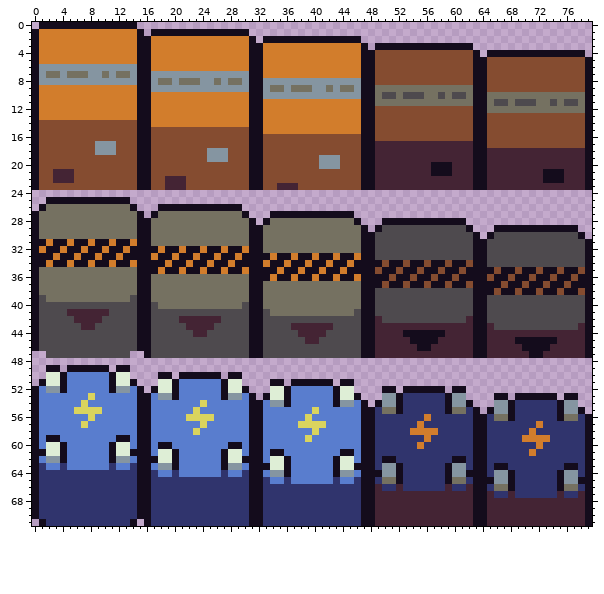
A pixel-art file gets an edit: assets/images/boxes.aseprite. That is the earlier state.
80x72 pixels, 1 frame. Colours within 5 levels of each other are drawn and written as one.
New version:
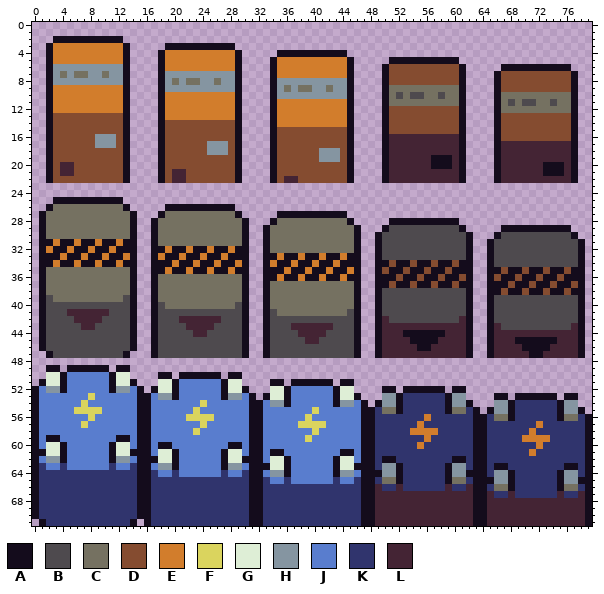
Palette (. is transparent): A #140c1c  B #4e4a4e  C #757161  D #854c30  E #d27d2c  F #dad45e  G #deeed6  H #8595a1  J #597dce  K #30346d  L #442434
From old to new:
y 0: x 1..14 AAAAAAAAAAAAAA -> ..............
y 1: x 0..15 AEEEEEEEEEEEEEEA -> ................; x 17..30 AAAAAAAAAAAAAA -> ..............
y 2: x 0..31 AEEEEEEEEEEEEEEAAEEEEEEEEEEEEEEA -> ...AAAAAAAAAA...................; x 33..46 AAAAAAAAAAAAAA -> ..............
y 3: x 0..2 AEE -> ..A; x 13..47 EEAAEEEEEEEEEEEEEEAAEEEEEEEEEEEEEEA -> A.....AAAAAAAAAA...................; x 49..62 AAAAAAAAAAAAAA -> ..............
y 4: x 0..2 AEE -> ..A; x 13..18 EEAAEE -> A....A; x 29..63 EEAAEEEEEEEEEEEEEEAADDDDDDDDDDDDDDA -> A.....AAAAAAAAAA...................; x 65..78 AAAAAAAAAAAAAA -> ..............
y 5: x 0..2 AEE -> ..A; x 13..18 EEAAEE -> A....A; x 29..34 EEAAEE -> A....A; x 45..79 EEAADDDDDDDDDDDDDDAADDDDDDDDDDDDDDA -> A.....AAAAAAAAAA...................
y 6: x 0..2 AHH -> ..A; x 13..18 HHAAEE -> A....A; x 29..34 EEAAEE -> A....A; x 45..50 EEAADD -> A....A; x 61..79 DDAADDDDDDDDDDDDDDA -> A.....AAAAAAAAAA...
y 7: x 0..5 AHCCHC -> ..AHCH; x 12..18 CCHAAHH -> HA....A; x 29..34 HHAAEE -> A....A; x 45..50 EEAADD -> A....A; x 61..66 DDAADD -> A....A; x 77..79 DDA -> A..
y 8: x 0..2 AHH -> ..A; x 13..21 HHAAHCCHC -> A....AHCH; x 28..34 CCHAAHH -> HA....A; x 45..50 HHAADD -> A....A; x 61..66 DDAADD -> A....A; x 77..79 DDA -> A..
y 9: x 0..2 AEE -> ..A; x 13..18 EEAAHH -> A....A; x 29..37 HHAAHCCHC -> A....AHCH; x 44..50 CCHAACC -> HA....A; x 61..66 CCAADD -> A....A; x 77..79 DDA -> A..
y 10: x 0..2 AEE -> ..A; x 13..18 EEAAEE -> A....A; x 29..34 EEAAHH -> A....A; x 45..53 HHAACBBCB -> A....ACBC; x 60..66 BBCAACC -> CA....A; x 77..79 CCA -> A..
y 11: x 0..2 AEE -> ..A; x 13..18 EEAAEE -> A....A; x 29..34 EEAAEE -> A....A; x 45..50 EEAACC -> A....A; x 61..69 CCAACBBCB -> A....ACBC; x 76..79 BBCA -> CA..
y 12: x 0..2 AEE -> ..A; x 13..18 EEAAEE -> A....A; x 29..34 EEAAEE -> A....A; x 45..50 EEAADD -> A....A; x 61..66 DDAACC -> A....A; x 77..79 CCA -> A..
y 13: x 0..18 AEEEEEEEEEEEEEEAAEE -> ..ADDDDDDDDDDA....A; x 29..34 EEAAEE -> A....A; x 45..50 EEAADD -> A....A; x 61..66 DDAADD -> A....A; x 77..79 DDA -> A..
y 14: x 0..2 ADD -> ..A; x 13..34 DDAAEEEEEEEEEEEEEEAAEE -> A....ADDDDDDDDDDA....A; x 45..50 EEAADD -> A....A; x 61..66 DDAADD -> A....A; x 77..79 DDA -> A..
y 15: x 0..2 ADD -> ..A; x 13..18 DDAADD -> A....A; x 29..50 DDAAEEEEEEEEEEEEEEAADD -> A....ADDDDDDDDDDA....A; x 61..66 DDAADD -> A....A; x 77..79 DDA -> A..
y 16: x 0..2 ADD -> ..A; x 9..11 DDD -> HHH; x 13..18 DDAADD -> A....A; x 29..34 DDAADD -> A....A; x 45..66 DDAADDDDDDDDDDDDDDAADD -> A....ALLLLLLLLLLA....A; x 77..79 DDA -> A..
y 17: x 0..2 ADD -> ..A; x 13..18 DDAADD -> A....A; x 25..27 DDD -> HHH; x 29..34 DDAADD -> A....A; x 45..50 DDAALL -> A....A; x 61..79 LLAADDDDDDDDDDDDDDA -> A....ALLLLLLLLLLA..
y 18: x 0..2 ADD -> ..A; x 9..11 HHH -> DDD; x 13..18 DDAADD -> A....A; x 29..34 DDAADD -> A....A; x 41..43 DDD -> HHH; x 45..50 DDAALL -> A....A; x 61..66 LLAALL -> A....A; x 77..79 LLA -> A..
y 19: x 0..2 ADD -> ..A; x 13..18 DDAADD -> A....A; x 25..27 HHH -> DDD; x 29..34 DDAADD -> A....A; x 45..50 DDAALL -> A....A; x 57..59 LLL -> AAA; x 61..66 LLAALL -> A....A; x 77..79 LLA -> A..
y 20: x 0..2 ADD -> ..A; x 4..5 DD -> LL; x 13..18 DDAADD -> A....A; x 29..34 DDAADD -> A....A; x 41..43 HHH -> DDD; x 45..50 DDAALL -> A....A; x 61..66 LLAALL -> A....A; x 73..75 LLL -> AAA; x 77..79 LLA -> A..
y 21: x 0..3 ADDL -> ..AD; x 13..18 DDAADD -> A....A; x 20..21 DD -> LL; x 29..34 DDAADD -> A....A; x 45..50 DDAALL -> A....A; x 57..59 AAA -> LLL; x 61..66 LLAALL -> A....A; x 77..79 LLA -> A..
y 22: x 0..5 ADDLLL -> ..ADDD; x 13..19 DDAADDL -> A....AD; x 29..34 DDAADD -> A....A; x 36..37 DD -> LL; x 45..50 DDAALL -> A....A; x 61..66 LLAALL -> A....A; x 73..75 AAA -> LLL; x 77..79 LLA -> A..
y 23: x 0..79 ADDDDDDDDDDDDDDAADDLLLDDDDDDDDDAADDLLLDDDDDDDDDAALLLLLLLLLLLLLLAALLLLLLLLLLLLLLA -> ................................................................................
y 25: x 2 A -> .; x 13 A -> .
y 26: x 1..2 AC -> .A; x 13..14 CA -> A.; x 18 A -> .; x 29 A -> .
y 27: x 0..1 AC -> .A; x 14..15 CA -> A.; x 17..18 AC -> .A; x 29..30 CA -> A.; x 34 A -> .; x 45 A -> .
y 28: x 0..1 AC -> .A; x 14..17 CAAC -> A..A; x 30..31 CA -> A.; x 33..34 AC -> .A; x 45..46 CA -> A.; x 50 A -> .; x 61 A -> .
y 29: x 0..1 AC -> .A; x 14..17 CAAC -> A..A; x 30..33 CAAC -> A..A; x 46..47 CA -> A.; x 49..50 AB -> .A; x 61..62 BA -> A.; x 66 A -> .; x 77 A -> .
y 30: x 0..1 AC -> .A; x 14..17 CAAC -> A..A; x 30..33 CAAC -> A..A; x 46..49 CAAB -> A..A; x 62..63 BA -> A.; x 65..66 AB -> .A; x 77..78 BA -> A.
y 31: x 0 A -> .; x 2..3 EA -> AE; x 5..6 EA -> AE; x 8..9 EA -> AE; x 11..12 EA -> AE; x 14..17 EAAC -> A..A; x 30..33 CAAC -> A..A; x 46..49 CAAB -> A..A; x 62..65 BAAB -> A..A; x 78..79 BA -> A.
y 32: x 0..2 AEA -> .AE; x 4..5 EA -> AE; x 7..8 EA -> AE; x 10..11 EA -> AE; x 13 E -> A; x 15..16 AA -> ..; x 18..19 EA -> AE; x 21..22 EA -> AE; x 24..25 EA -> AE; x 27..28 EA -> AE; x 30..33 EAAC -> A..A; x 46..49 CAAB -> A..A; x 62..65 BAAB -> A..A; x 78..79 BA -> A.
y 33: x 0 A -> .; x 3..4 EA -> AE; x 6..7 EA -> AE; x 9..10 EA -> AE; x 12..13 EA -> AE; x 15..18 AAEA -> ..AE; x 20..21 EA -> AE; x 23..24 EA -> AE; x 26..27 EA -> AE; x 29 E -> A; x 31..32 AA -> ..; x 34..35 EA -> AE; x 37..38 EA -> AE; x 40..41 EA -> AE; x 43..44 EA -> AE; x 46..49 EAAB -> A..A; x 62..65 BAAB -> A..A; x 78..79 BA -> A.
y 34: x 0 A -> .; x 2..3 EA -> AE; x 5..6 EA -> AE; x 8..9 EA -> AE; x 11..12 EA -> AE; x 14..16 EAA -> A..; x 19..20 EA -> AE; x 22..23 EA -> AE; x 25..26 EA -> AE; x 28..29 EA -> AE; x 31..34 AAEA -> ..AE; x 36..37 EA -> AE; x 39..40 EA -> AE; x 42..43 EA -> AE; x 45 E -> A; x 47..48 AA -> ..; x 50..51 DA -> AD; x 53..54 DA -> AD; x 56..57 DA -> AD; x 59..60 DA -> AD; x 62..65 DAAB -> A..A; x 78..79 BA -> A.
y 35: x 0..1 AC -> .A; x 14..16 CAA -> A..; x 18..19 EA -> AE; x 21..22 EA -> AE; x 24..25 EA -> AE; x 27..28 EA -> AE; x 30..32 EAA -> A..; x 35..36 EA -> AE; x 38..39 EA -> AE; x 41..42 EA -> AE; x 44..45 EA -> AE; x 47..50 AADA -> ..AD; x 52..53 DA -> AD; x 55..56 DA -> AD; x 58..59 DA -> AD; x 61 D -> A; x 63..64 AA -> ..; x 66..67 DA -> AD; x 69..70 DA -> AD; x 72..73 DA -> AD; x 75..76 DA -> AD; x 78..79 DA -> A.
y 36: x 0..1 AC -> .A; x 14..17 CAAC -> A..A; x 30..32 CAA -> A..; x 34..35 EA -> AE; x 37..38 EA -> AE; x 40..41 EA -> AE; x 43..44 EA -> AE; x 46..48 EAA -> A..; x 51..52 DA -> AD; x 54..55 DA -> AD; x 57..58 DA -> AD; x 60..61 DA -> AD; x 63..66 AADA -> ..AD; x 68..69 DA -> AD; x 71..72 DA -> AD; x 74..75 DA -> AD; x 77 D -> A; x 79 A -> .
y 37: x 0..1 AC -> .A; x 14..17 CAAC -> A..A; x 30..33 CAAC -> A..A; x 46..48 CAA -> A..; x 50..51 DA -> AD; x 53..54 DA -> AD; x 56..57 DA -> AD; x 59..60 DA -> AD; x 62..64 DAA -> A..; x 67..68 DA -> AD; x 70..71 DA -> AD; x 73..74 DA -> AD; x 76..77 DA -> AD; x 79 A -> .
y 38: x 0..1 AC -> .A; x 14..17 CAAC -> A..A; x 30..33 CAAC -> A..A; x 46..49 CAAB -> A..A; x 62..64 BAA -> A..; x 66..67 DA -> AD; x 69..70 DA -> AD; x 72..73 DA -> AD; x 75..76 DA -> AD; x 78..79 DA -> A.
y 39: x 0..2 ABC -> .AB; x 13..17 CBAAC -> BA..A; x 30..33 CAAC -> A..A; x 46..49 CAAB -> A..A; x 62..65 BAAB -> A..A; x 78..79 BA -> A.
y 40: x 0..1 AB -> .A; x 14..18 BAABC -> A..AB; x 29..33 CBAAC -> BA..A; x 46..49 CAAB -> A..A; x 62..65 BAAB -> A..A; x 78..79 BA -> A.
y 41: x 0..1 AB -> .A; x 14..17 BAAB -> A..A; x 30..34 BAABC -> A..AB; x 45..49 CBAAB -> BA..A; x 62..65 BAAB -> A..A; x 78..79 BA -> A.
y 42: x 0..1 AB -> .A; x 14..17 BAAB -> A..A; x 30..33 BAAB -> A..A; x 46..50 BAALB -> A..AL; x 61..65 BLAAB -> LA..A; x 78..79 BA -> A.
y 43: x 0..1 AB -> .A; x 14..17 BAAB -> A..A; x 30..33 BAAB -> A..A; x 46..49 BAAL -> A..A; x 62..66 LAALB -> A..AL; x 77..79 BLA -> LA.
y 44..46: x 0..1 AB -> .A; x 14..17 BAAB -> A..A; x 30..33 BAAB -> A..A; x 46..49 BAAL -> A..A; x 62..65 LAAL -> A..A; x 78..79 LA -> A.
y 47: x 2 B -> A; x 13 B -> A; x 16..17 AB -> .A; x 30..33 BAAB -> A..A; x 46..49 BAAL -> A..A; x 62..65 LAAL -> A..A; x 78..79 LA -> A.
